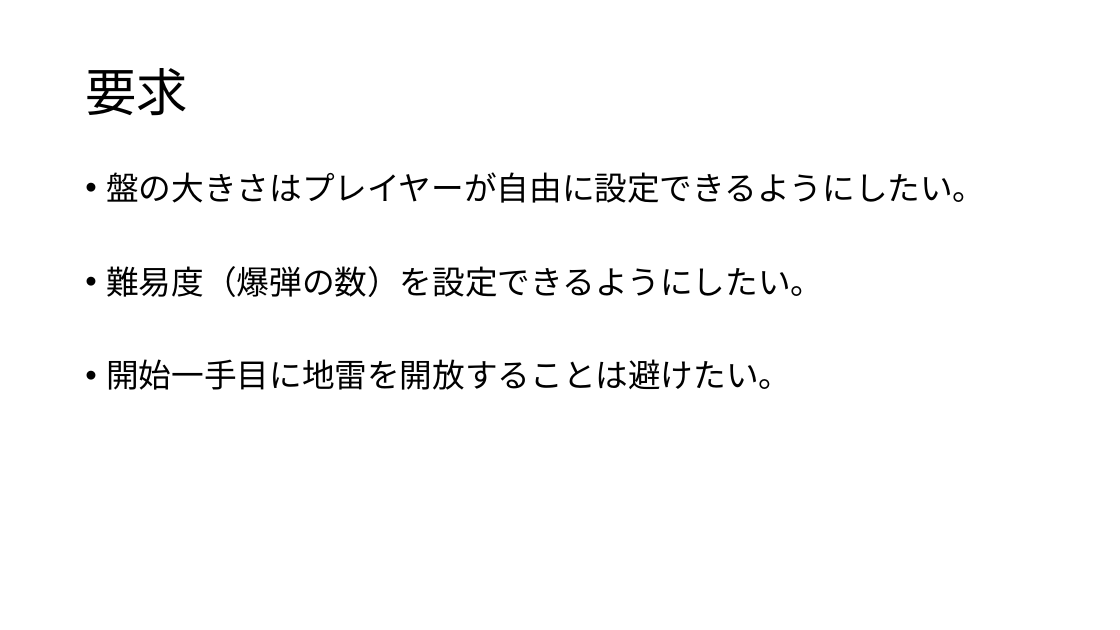
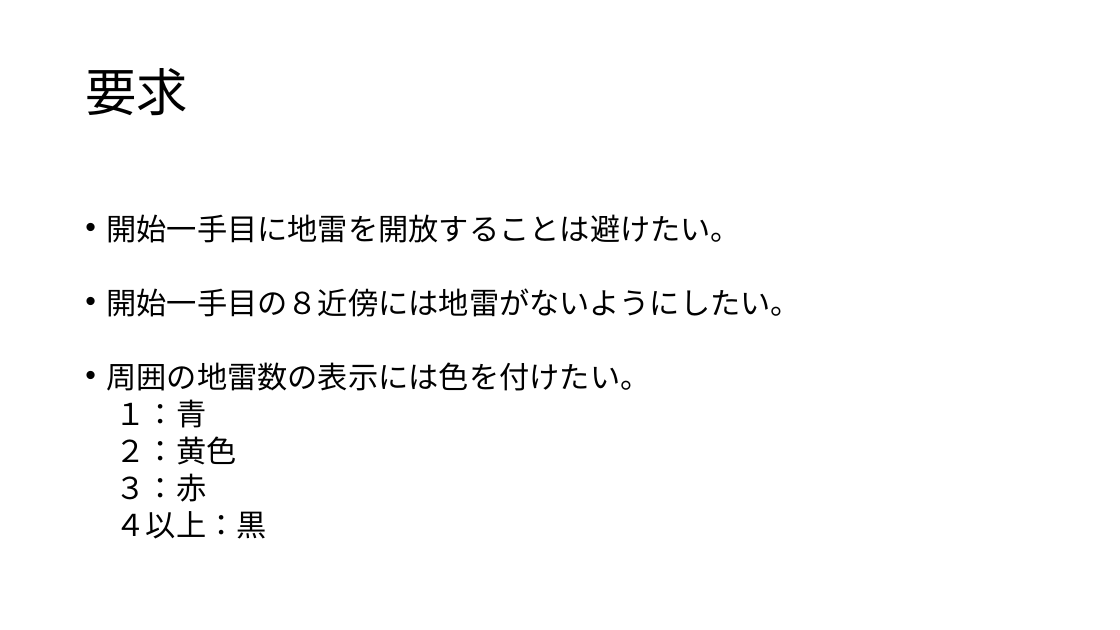
Before and after one commit to Yuma-Hamasaki/zero1_newProject, a slide deck: slide 8 of 01_requirements/マインスイーパー要求書.pptx (slide 7 before the commit). Drawn at 1120x630 pixels with LibreOffice and Linux fonts; fonts in the diff are those of the drawing. Boxes give left, top, right and bottom in pixels: in the first picture for what was removed or moved away, otherwise in the second. Text is boxed around its words. In the diff, an @@ line names an element or a change of style, - is before the commit and + after.

Commit message:
要求書訂正

```diff
--- a/01_requirements/マインスイーパー要求書.pptx
+++ b/01_requirements/マインスイーパー要求書.pptx
@@ text at [106,172,985,297]: paragraphs removed @@
-• 盤の大きさはプレイヤーが自由に設定できるようにしたい。
-• 難易度（爆弾の数）を設定できるようにしたい。
@@ text at [106,214,741,243]: size 28 to 25.9 pt in "開始一手目に地雷を開放することは避けたい。"; line spacing 0.9 to 0.7 @@
@@ text at [106,288,801,539]: paragraphs added @@
+• 開始一手目の８近傍には地雷がないようにしたい。
+• 周囲の地雷数の表示には色を付けたい。
+１：青
+２：黄色
+３：赤
+４以上：黒
```
Also in this commit, not shown: 3 other slides changed.
